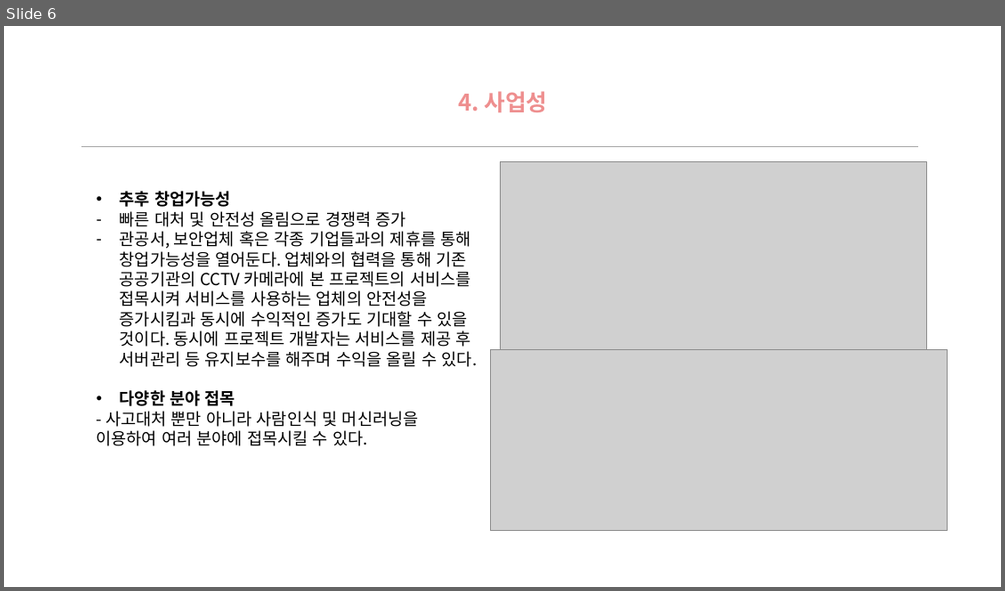
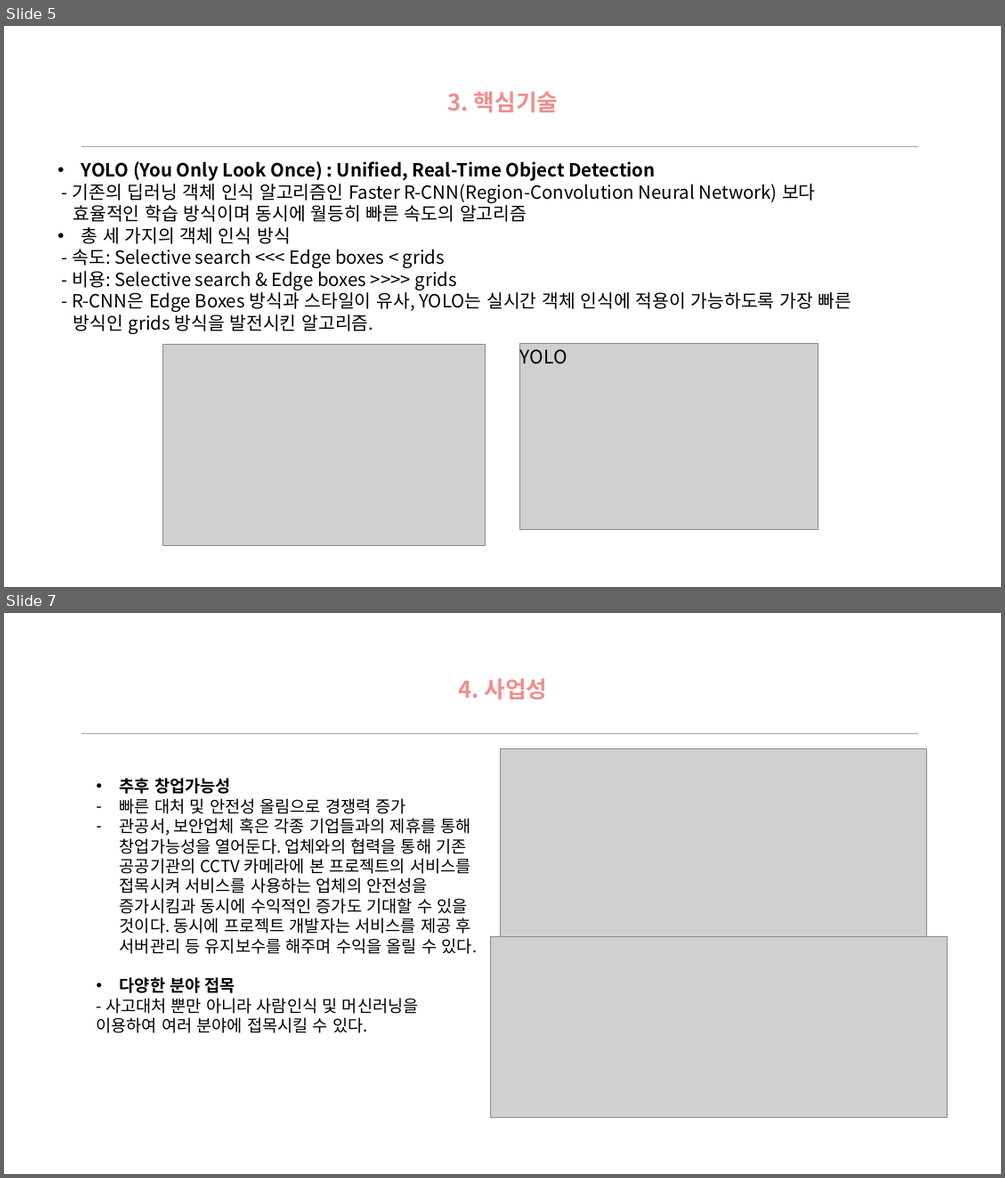
Before and after one commit to jinujeon/ICE_CAP, a slide deck: Docs/제안서_EDUM.pptx. Shown one above the other, each under a label of ours: slide 6 before the commit, slides 5 and 7 after it; the slides between them are not shown. The pictures are 1005x591 and 1005x1178 pixels, drawn with LibreOffice and Linux fonts; fonts in the diff are those of the drawing; grey boxes stand for pictures; background and template pictures are left out. Boxes give left, top, right and bottom in pixels: in the first picture for what was removed or moved away, otherwise in the second. Text is boxed around its words. In the diff, an @@ line names an element or a change of style, - is before the commit and + after.

```diff
--- a/Docs/제안서_EDUM.pptx
+++ b/Docs/제안서_EDUM.pptx
@@ slide 5 added at <box>4,26,1001,587</box>, background picture (left out) @@
@@ text added at <box>448,91,558,112</box>, 22 pt, text #EE8E8E, bold @@
+3. 핵심기술
@@ line added from (81, 145) to (919, 145), #A6A6A6 0.25 pt @@
@@ text added at <box>73,161,852,334</box>, 17.5 pt, text #000000 @@
+• YOLO (You Only Look Once) : Unified, Real-Time Object Detection
+- 기존의 딥러닝 객체 인식 알고리즘인 Faster R-CNN(Region-Convolution Neural Network) 보다
+효율적인 학습 방식이며 동시에 월등히 빠른 속도의 알고리즘
+• 총 세 가지의 객체 인식 방식
+- 속도: Selective search <<< Edge boxes < grids
+- 비용: Selective search & Edge boxes >>>> grids
+- R-CNN은 Edge Boxes 방식과 스타일이 유사, YOLO는 실시간 객체 인식에 적용이 가능하도록 가장 빠른
+방식인 grids 방식을 발전시킨 알고리즘.
@@ picture added at <box>163,344,485,545</box> @@
@@ picture added at <box>520,344,818,529</box> @@
@@ text added at <box>520,349,567,364</box>, 18 pt, text #000000 @@
+YOLO
@@ what was slide 6 is now slide 7 @@
```
Also in this commit, not shown: 4 slides changed.
